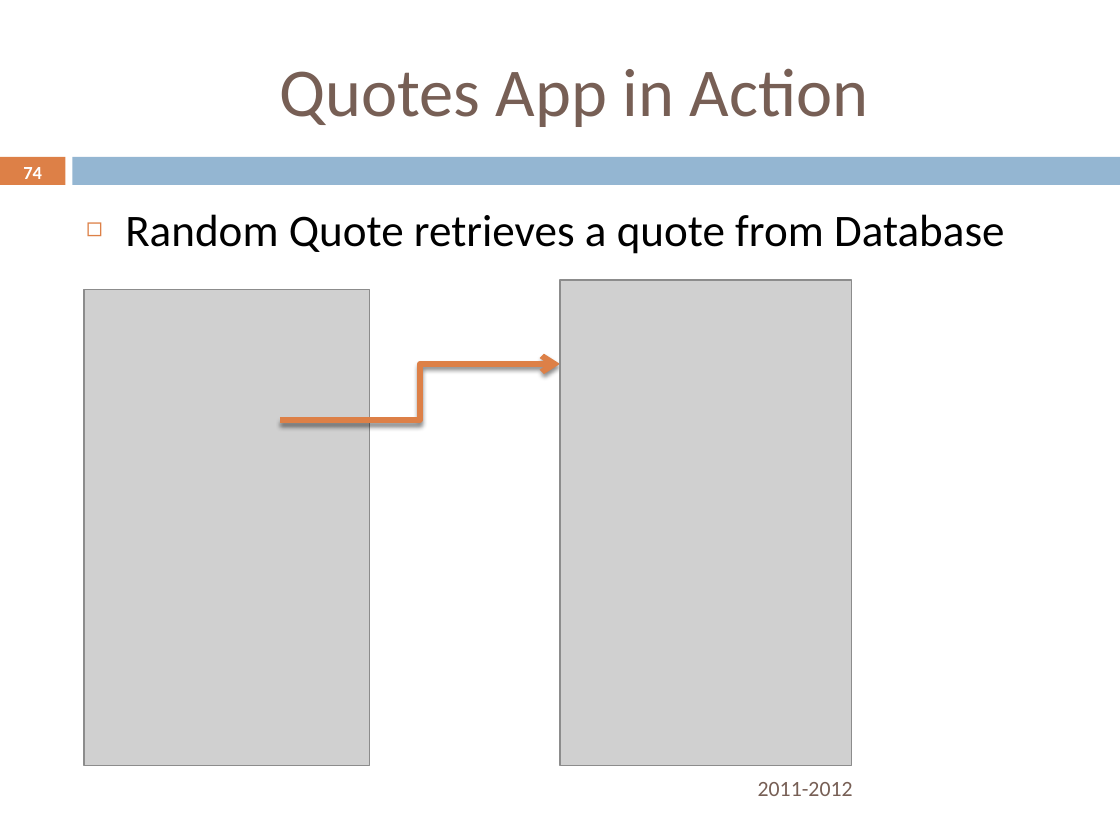
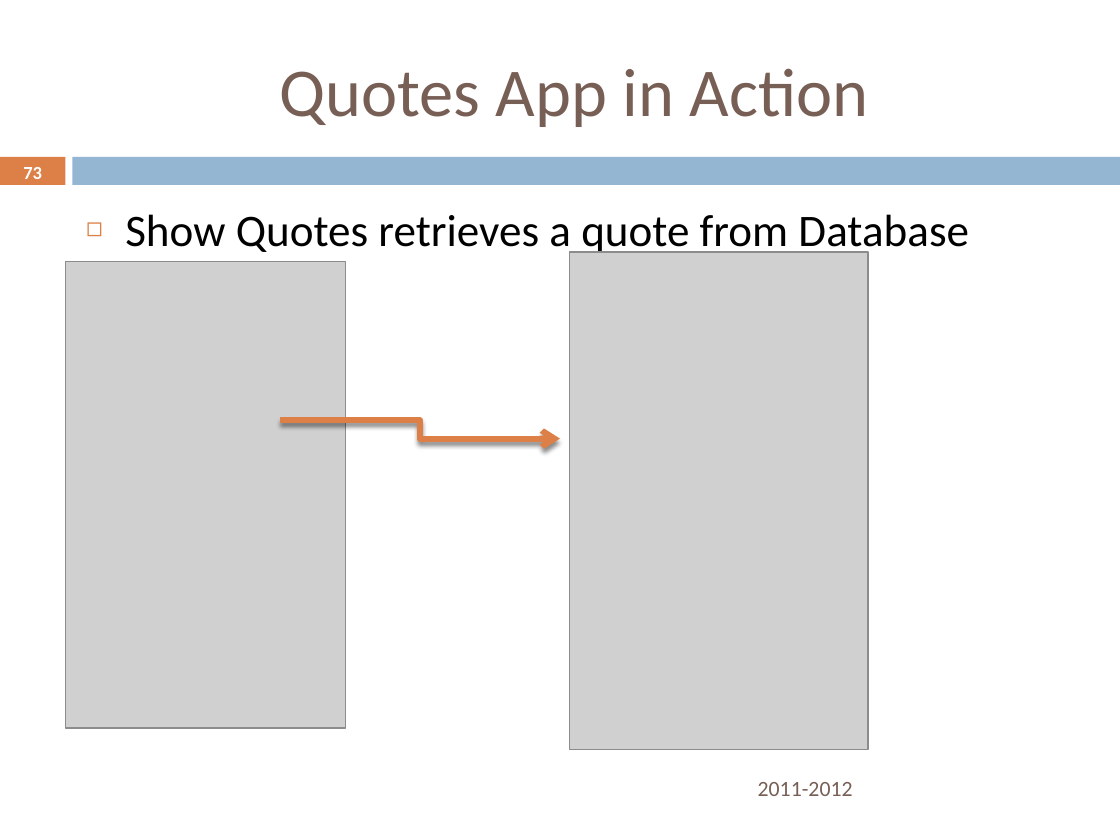
Before and after one commit to rominirani/Nitrodroid-2012-Android101-Workshop, a slide deck: slide 73 of presentation/AndroidDeveloper101Workshop-October6-Nitrodroid-2012-MindStormSoftware.pptx (slide 74 before the commit). Drawn at 1120x840 pixels with LibreOffice and Linux fonts; fonts in the diff are those of the drawing; grey boxes stand for pictures; background and template pictures are left out. Boxes give left, top, right and bottom in pixels: in the first picture for what was removed or moved away, otherwise in the second. Text is boxed around its words. In the diff, an @@ line names an element or a change of style, - is before the commit and + after.

```diff
--- a/presentation/AndroidDeveloper101Workshop-October6-Nitrodroid-2012-MindStormSoftware.pptx
+++ b/presentation/AndroidDeveloper101Workshop-October6-Nitrodroid-2012-MindStormSoftware.pptx
@@ page number at [23,167,42,179]: text changed @@
-74
+73
@@ text at [125,214,969,258]: text changed @@
-◻ Random Quote retrieves a quote from Database
+◻ Show Quotes retrieves a quote from Database
@@ picture: place and size @@
-picture at [84,289,370,765]
+picture at [65,261,345,728]
@@ picture: place and size @@
-picture at [560,280,851,765]
+picture at [569,252,868,749]
@@ elbow arrow moved from (280, 420) - (560, 364) to (280, 420) - (560, 439) @@
```
Also in this commit, not shown: 3 other slides changed, 1 slide removed, 5 other files.
